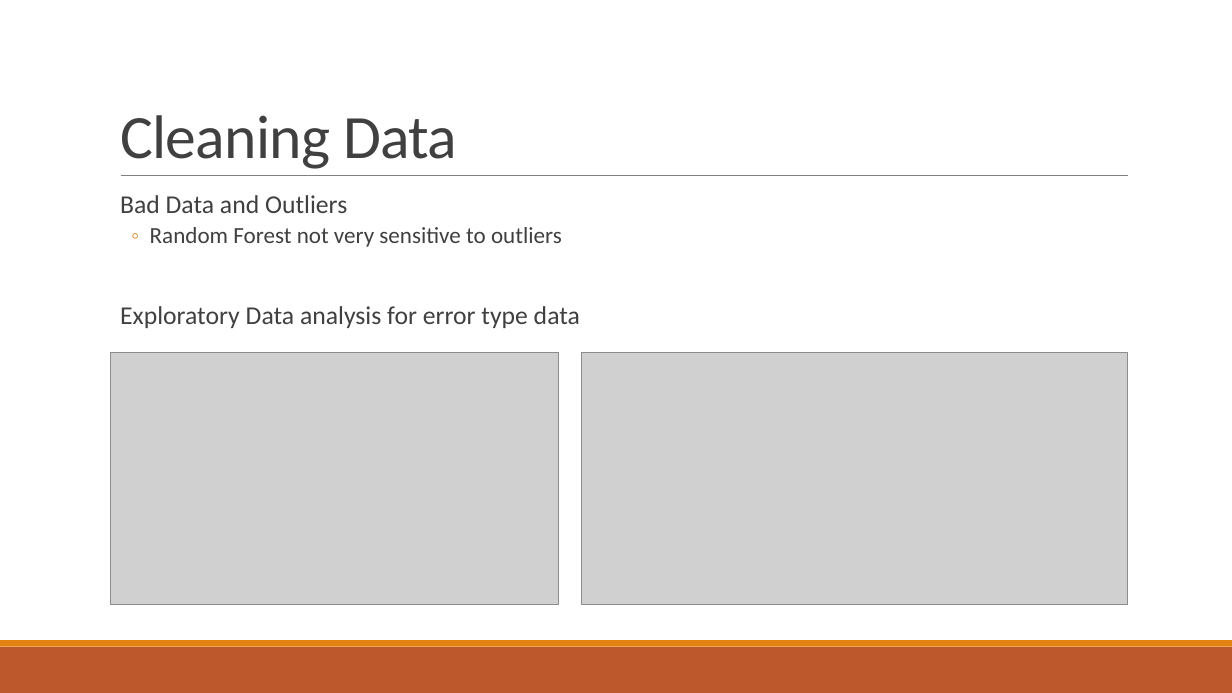
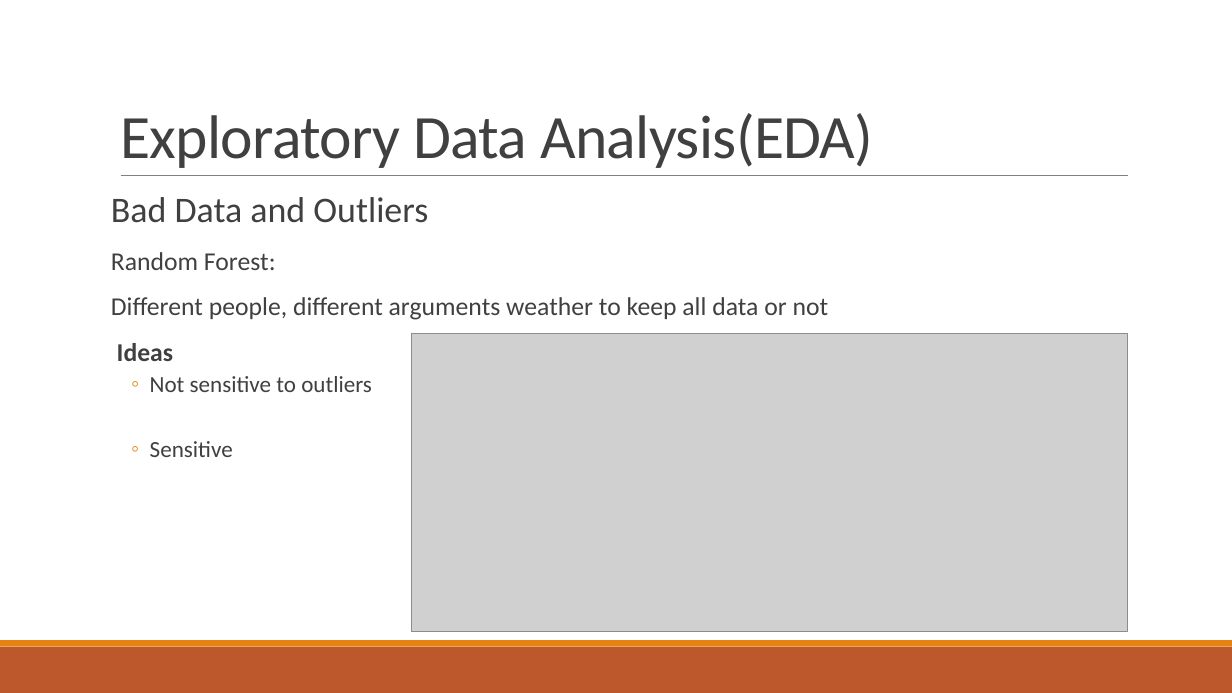
Before and after one commit to AlfredMtz/Springboard, a slide deck: slide 4 of Ames_project/Slide_deck.pptx. Drawn at 1232x693 pixels with LibreOffice and Linux fonts; fonts in the diff are those of the drawing; grey boxes stand for pictures. Boxes give left, top, right and bottom in pixels: in the first picture for what was removed or moved away, otherwise in the second. Text is boxed around its words. In the diff, an @@ line names an element or a change of style, - is before the commit and + after.

Commit message:
update slides

```diff
--- a/Ames_project/Slide_deck.pptx
+++ b/Ames_project/Slide_deck.pptx
@@ title at (120, 113, 873, 168): text changed @@
-Cleaning Data
+Exploratory Data Analysis(EDA)
@@ text at (111, 197, 428, 223): size 20 to 28 pt in "Bad Data and Outliers"; bullet   to none @@
@@ text at (111, 252, 829, 457): text changed @@
-  ◦ Random Forest not very sensitive to outliers
-  Exploratory Data analysis for error type data
+Random Forest:
+Different people, different arguments weather to keep all data or not
+Ideas
+  ◦ Not sensitive to outliers
+  ◦ Sensitive
@@ picture removed at (111, 353, 558, 604) @@
@@ picture: place and size @@
-picture at (582, 353, 1128, 604)
+picture at (411, 334, 1128, 632)
```
Also in this commit, not shown: 4 other slides changed, 7 slides added, 14 slides removed.
